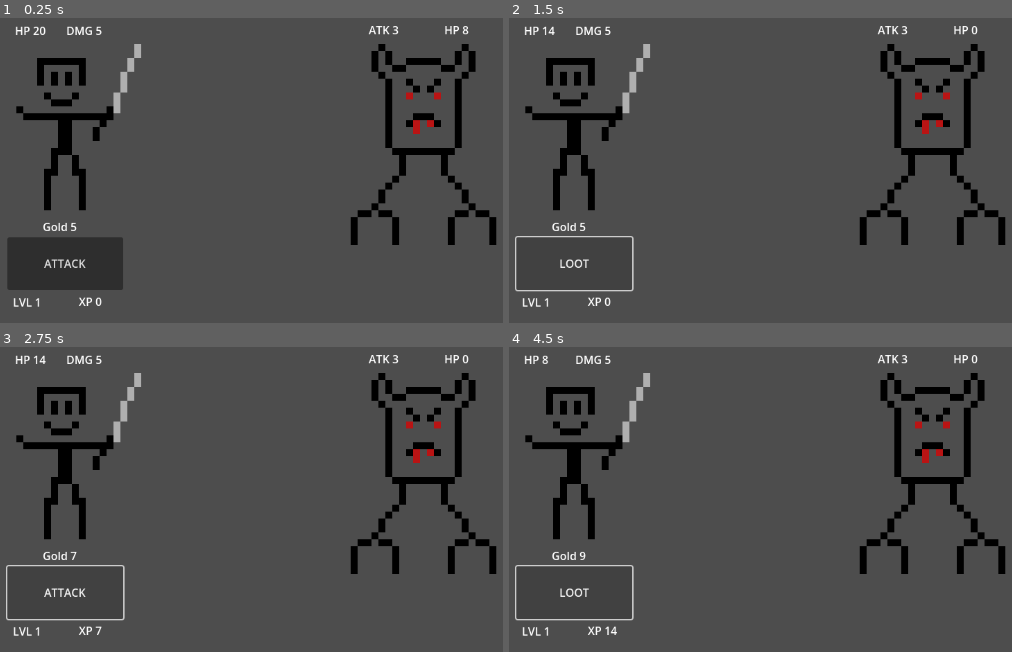
Above: before the commit, frames 1-4 (two rows, left to right).
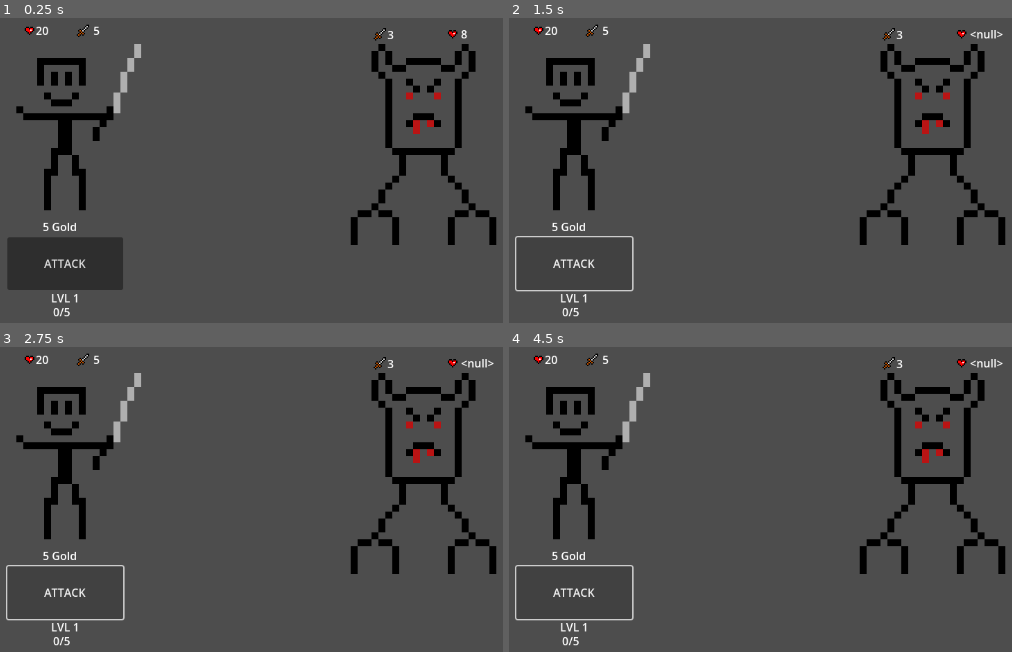
Above: after the commit, the same moments.

Repository: davidercool/GDSystemsDesign
Game: Godot game, scene res://Scenes/levellabel.tscn
Two runs of this game, one before a commit and one after it. Both use one fixed random seed, a clock stepped at 60 frames per second and the inputs below.
Inputs:
- Up to frame 1 (0.25 s): no input
- Up to frame 2 (1.5 s): click "ATTACK" at 0.5 s; click "ATTACK" at 1.25 s
- Up to frame 3 (2.75 s): click "LOOT" (after the commit: "ATTACK") at 2 s
- Up to frame 4 (4.5 s): click "ATTACK" at 2.75 s; click "LOOT" (after the commit: "ATTACK") at 3.5 s; tap Enter at 4.25 s

The runs differ from the first frame. In frame 1, 0.9% of the frame differs, in the area x 2-94%, y 1-99%; in frame 2, 1.1%; in frame 3, 1.0%; in frame 4, 1.1%, in the area x 2-99%, y 1-99%.
Error after the commit: Invalid operands 'Nil' and 'int' in operator '-'. (res://Scripts/enemy.gd:26)

Commit message:
added some sprites and a bit of polish

Diff:
--- a/GDSystemDesign/Scenes/enemy.tscn
+++ b/GDSystemDesign/Scenes/enemy.tscn
@@ -1,7 +1,9 @@
-[gd_scene load_steps=3 format=3 uid="uid://05xgpunnei3p"]
+[gd_scene load_steps=5 format=3 uid="uid://05xgpunnei3p"]
 
 [ext_resource type="Script" path="res://Scripts/enemy.gd" id="1_foxw6"]
 [ext_resource type="Texture2D" uid="uid://bu6wfwfw6mux7" path="res://Art/baddie.png" id="2_11f4b"]
+[ext_resource type="Texture2D" uid="uid://btunwribq3ih7" path="res://Art/Heart.png" id="3_663sj"]
+[ext_resource type="Texture2D" uid="uid://qfroy8uce34m" path="res://Art/Sword.png" id="4_3ttrr"]
 
 [node name="enemy" type="Node2D"]
 script = ExtResource("1_foxw6")
@@ -12,15 +14,27 @@
 texture = ExtResource("2_11f4b")
 
 [node name="Health" type="RichTextLabel" parent="."]
-offset_left = 15.0
-offset_top = -172.0
-offset_right = 64.0
-offset_bottom = -147.0
-text = "HP 8"
+offset_left = 39.0
+offset_top = -166.0
+offset_right = 88.0
+offset_bottom = -141.0
+text = "8"
 
 [node name="ATK" type="RichTextLabel" parent="."]
-offset_left = -94.0
-offset_top = -172.0
-offset_right = -45.0
-offset_bottom = -147.0
-text = "ATK 3"
+offset_left = -67.0
+offset_top = -165.0
+offset_right = -51.0
+offset_bottom = -140.0
+text = "3"
+
+[node name="Heart" type="Sprite2D" parent="."]
+texture_filter = 1
+position = Vector2(24, -162)
+scale = Vector2(2, 2)
+texture = ExtResource("3_663sj")
+
+[node name="Sword" type="Sprite2D" parent="."]
+texture_filter = 1
+position = Vector2(-75, -159)
+scale = Vector2(2, 2)
+texture = ExtResource("4_3ttrr")
--- /dev/null
+++ b/GDSystemDesign/Scenes/gameManager.gd
@@ -0,0 +1 @@
+extends Node2D
--- a/GDSystemDesign/Scenes/levellabel.tscn
+++ b/GDSystemDesign/Scenes/levellabel.tscn
@@ -1,9 +1,11 @@
-[gd_scene load_steps=3 format=3 uid="uid://sollyfls8gxt"]
+[gd_scene load_steps=4 format=3 uid="uid://sollyfls8gxt"]
 
+[ext_resource type="Script" path="res://Scenes/gameManager.gd" id="1_istdp"]
 [ext_resource type="PackedScene" uid="uid://05xgpunnei3p" path="res://Scenes/enemy.tscn" id="2_oevpj"]
 [ext_resource type="PackedScene" uid="uid://inadv7ule8vi" path="res://Scenes/player.tscn" id="3_wfj5j"]
 
 [node name="Game" type="Node2D"]
+script = ExtResource("1_istdp")
 
 [node name="Player" parent="." instance=ExtResource("3_wfj5j")]
 texture_filter = 1
--- a/GDSystemDesign/Scenes/player.tscn
+++ b/GDSystemDesign/Scenes/player.tscn
@@ -1,8 +1,10 @@
-[gd_scene load_steps=4 format=3 uid="uid://inadv7ule8vi"]
+[gd_scene load_steps=6 format=3 uid="uid://inadv7ule8vi"]
 
-[ext_resource type="Texture2D" uid="uid://ba3nd0m8bv2qk" path="res://Art/New Piskel-1.png.png" id="1_7ymnw"]
+[ext_resource type="Texture2D" uid="uid://ba3nd0m8bv2qk" path="res://Art/goodie.png" id="1_7ymnw"]
 [ext_resource type="Script" path="res://Scripts/player.gd" id="1_gfffs"]
 [ext_resource type="Script" path="res://Scripts/button.gd" id="3_8dp1p"]
+[ext_resource type="Texture2D" uid="uid://btunwribq3ih7" path="res://Art/Heart.png" id="4_4ikjb"]
+[ext_resource type="Texture2D" uid="uid://qfroy8uce34m" path="res://Art/Sword.png" id="5_sh4rh"]
 
 [node name="Player" type="Node2D"]
 script = ExtResource("1_gfffs")
@@ -13,31 +15,32 @@
 texture = ExtResource("1_7ymnw")
 
 [node name="Level" type="RichTextLabel" parent="."]
-offset_left = -95.0
-offset_top = 261.0
-offset_right = -43.0
-offset_bottom = 286.0
+offset_left = -40.0
+offset_top = 255.0
+offset_right = 12.0
+offset_bottom = 280.0
 text = "LVL 1"
 
 [node name="Health" type="RichTextLabel" parent="."]
-offset_left = -92.0
+offset_left = -62.0
 offset_top = -131.0
-offset_right = -40.0
+offset_right = -30.0
 offset_bottom = -106.0
-text = "HP: 10"
+text = "10"
 
 [node name="Damage" type="RichTextLabel" parent="."]
-offset_left = -18.0
+offset_left = 21.0
 offset_top = -131.0
-offset_right = 77.0
+offset_right = 45.0
 offset_bottom = -103.0
-text = "DMG: 5"
+text = "5"
 
 [node name="XP" type="RichTextLabel" parent="."]
-offset_top = 260.0
-offset_right = 57.0
-offset_bottom = 284.0
-text = "0/0 XP"
+offset_left = -37.0
+offset_top = 275.0
+offset_right = 12.0
+offset_bottom = 299.0
+text = "0/10"
 
 [node name="Gold" type="RichTextLabel" parent="."]
 offset_left = -52.0
@@ -55,4 +58,16 @@
 script = ExtResource("3_8dp1p")
 metadata/_edit_use_anchors_ = true
 
+[node name="Heart" type="Sprite2D" parent="."]
+texture_filter = 1
+position = Vector2(-74, -127)
+scale = Vector2(2, 2)
+texture = ExtResource("4_4ikjb")
+
+[node name="Sword" type="Sprite2D" parent="."]
+texture_filter = 1
+position = Vector2(9, -124)
+scale = Vector2(2, 2)
+texture = ExtResource("5_sh4rh")
+
 [connection signal="pressed" from="Button" to="." method="_on_button_pressed"]
--- a/GDSystemDesign/Scripts/enemy.gd
+++ b/GDSystemDesign/Scripts/enemy.gd
@@ -3,15 +3,15 @@
 signal dead(xp:int, gold:int)
 signal attack(enemyATK:int)
 
-var enemyHP = 8
-var enemyDMG = 3
-var enemyXP = 7
-var enemyGP = 2
+var enemyHP
+var enemyDMG
+var enemyXP = 5
+var enemyGP = 3
 var isDead = false
 
-# Called when the node enters the scene tree for the first time.
-func _ready():
-	pass # Replace with function body.
+func spawn(hp, dmg):
+	enemyHP = hp
+	enemyDMG = dmg
 
 func _on_player_attack(playerATK):
 	print("ATTACK SIGNAL RECEIVED")
@@ -34,12 +34,12 @@
 	attack.emit(dmg)
 
 func updateUI():
-	if isDead:
-		get_node("Health").text = "HP 0"
-	else:
-		get_node("Health").text = "HP "+str(enemyHP)
+	get_node("Health").text = str(enemyHP)
 	print("enemy UI updated")
 
 func die():
 	dead.emit(enemyXP, enemyGP)
 	print("enemy dead")
+
+func respawn():
+	enemyHP = 10
--- a/GDSystemDesign/Scripts/player.gd
+++ b/GDSystemDesign/Scripts/player.gd
@@ -9,6 +9,7 @@
 var playerLVL = 1
 var playerXP = 0
 var playerGP = 5
+var targetXP = 5
 var enemyGP = 0
 var enemyXP = 0
 
@@ -37,10 +38,10 @@
 	playerHP -= enemyATK
 
 func updateUI():
-	get_node("Damage").text = "DMG "+str(playerATK)
-	get_node("Health").text = "HP "+str(playerHP)
-	get_node("Gold").text = "Gold "+str(playerGP)
-	get_node("XP").text = "XP "+str(playerXP)
+	get_node("Damage").text = str(playerATK)
+	get_node("Health").text = str(playerHP)
+	get_node("Gold").text = str(playerGP)+" Gold"
+	get_node("XP").text = str(playerXP)+"/"+str(targetXP)
 	get_node("Level").text = "LVL "+str(playerLVL)
 	print("UI updated")
 
@@ -50,14 +51,11 @@
 	inCombat = true
 	get_node("Button").text = "ATTACK"
 
-
 func _on_button_pressed():
 	resolveTurn()
 
-
 func _on_enemy_attack(enemyATK):
 	takeDamage(enemyATK)
-
 
 func _on_enemy_dead(XP, GP):
 	enemyXP = XP
Binary file added: GDSystemDesign/Art/Heart.png
Not shown, added: GDSystemDesign/Art/Heart.png.import
Binary file added: GDSystemDesign/Art/Sword.png
Not shown, added: GDSystemDesign/Art/Sword.png.import
Renamed: GDSystemDesign/Art/New Piskel-1.png.png -> GDSystemDesign/Art/goodie.png
Not shown, changed: GDSystemDesign/Art/goodie.png.import
Binary file added: GDSystemDesign/Art/xp.png
Not shown, added: GDSystemDesign/Art/xp.png.import
